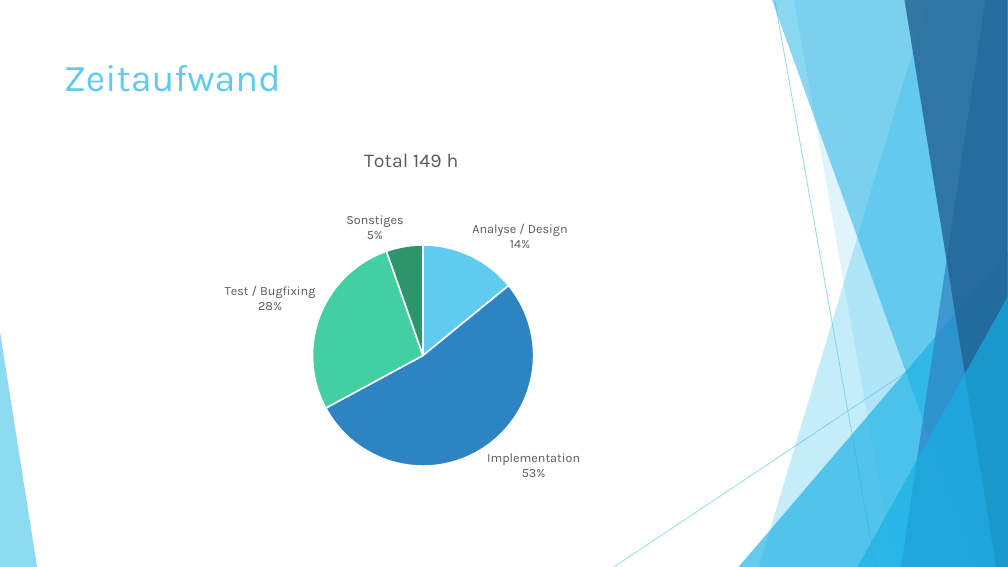
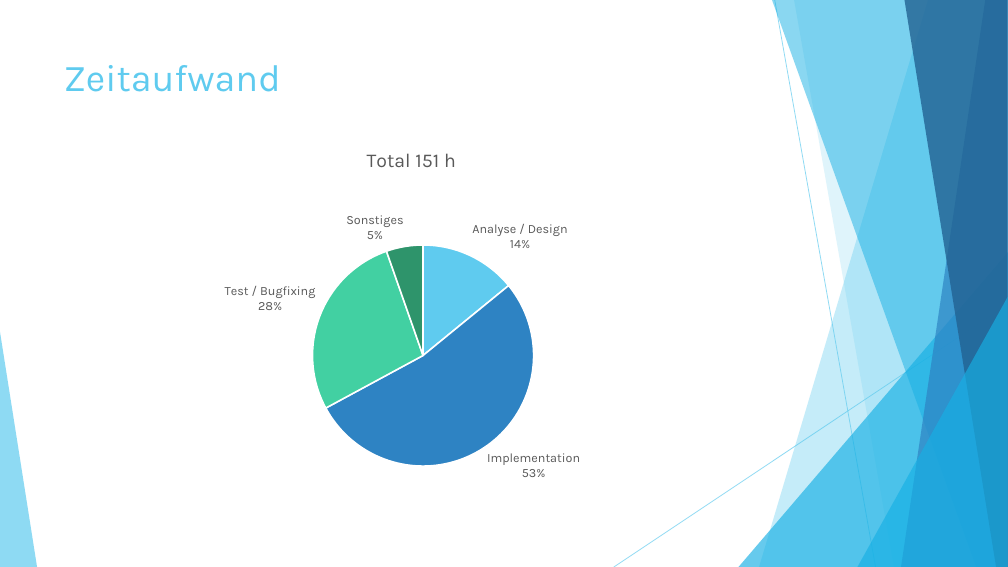
Before and after one commit to chrobacik/Device2Device-FileIO, a slide deck: slide 13 of Projekt Dokumente/Präsentation.pptx (slide 12 before the commit). Drawn at 1008x567 pixels with LibreOffice and Linux fonts; fonts in the diff are those of the drawing. Boxes give left, top, right and bottom in pixels: in the first picture for what was removed or moved away, otherwise in the second. Text is boxed around its words. In the diff, an @@ line names an element or a change of style, - is before the commit and + after.

```diff
--- a/Projekt Dokumente/Präsentation.pptx
+++ b/Projekt Dokumente/Präsentation.pptx
@@ pie chart at <box>56,132,767,500</box> @@
@@ title "Total 149 h  " to "Total 151 h  " @@
```
Also in this commit, not shown: 4 other slides changed, 1 slide added.
